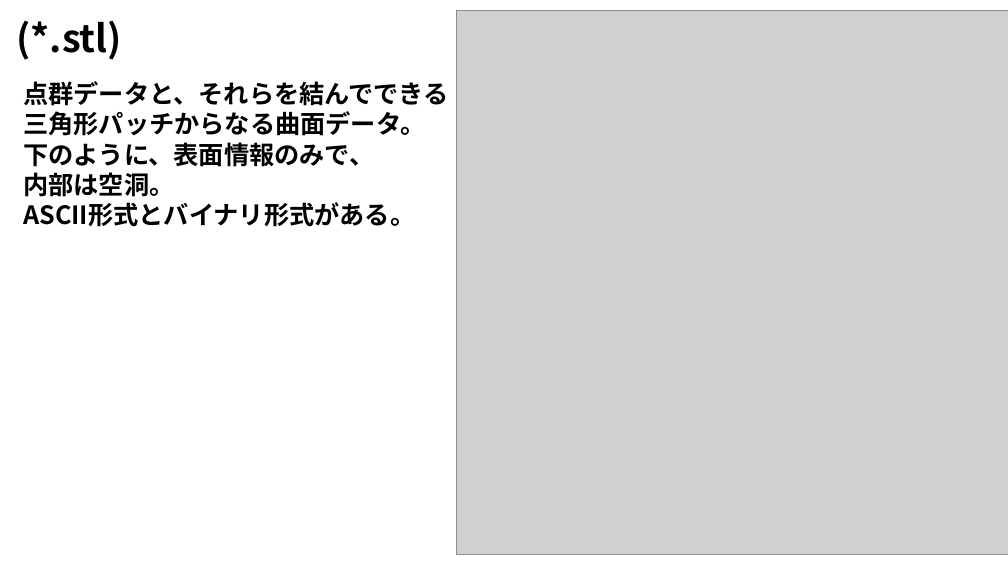
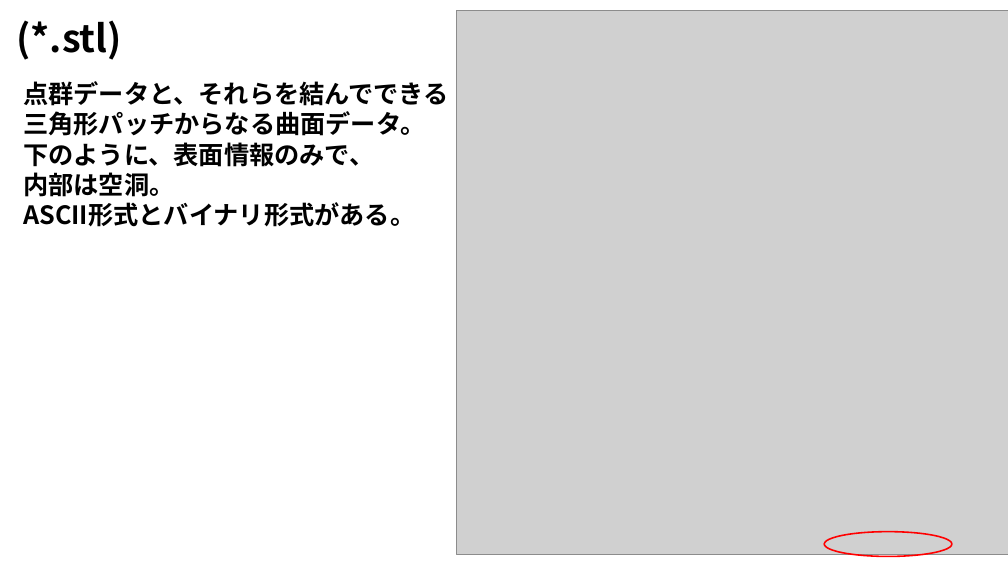
Before and after one commit to tailup7/howtoCFD, a slide deck: slide 6 of fileFormat.pptx. Drawn at 1008x567 pixels with LibreOffice and Linux fonts; fonts in the diff are those of the drawing; grey boxes stand for pictures. Boxes give left, top, right and bottom in pixels: in the first picture for what was removed or moved away, otherwise in the second. Text is boxed around its words. In the diff, an @@ line names an element or a change of style, - is before the commit and + after.

```diff
--- a/fileFormat.pptx
+++ b/fileFormat.pptx
@@ ellipse added at <box>824,532,952,557</box>, outline #FF0000 1.5 pt @@
```
Also in this commit, not shown: 1 other slide changed.
